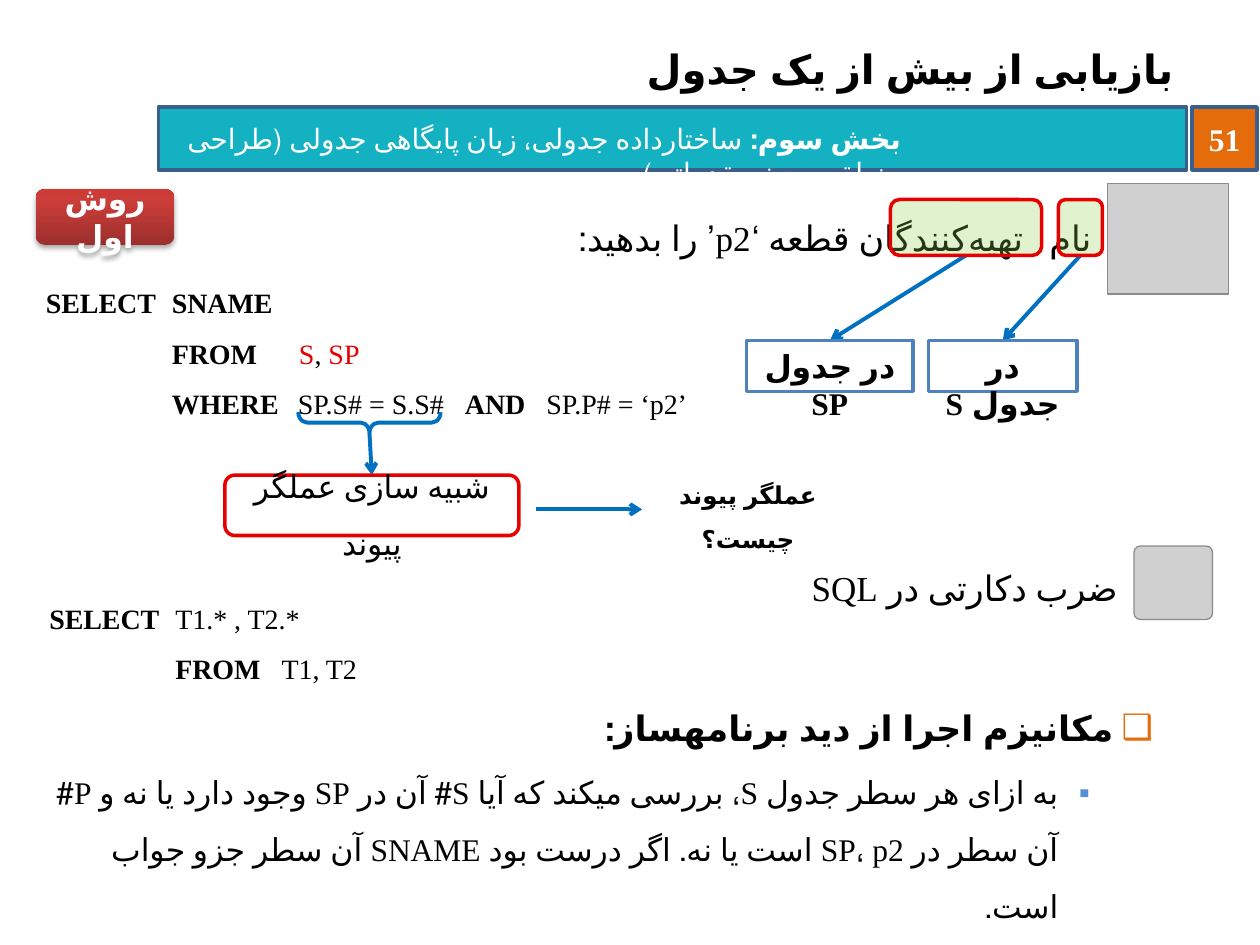
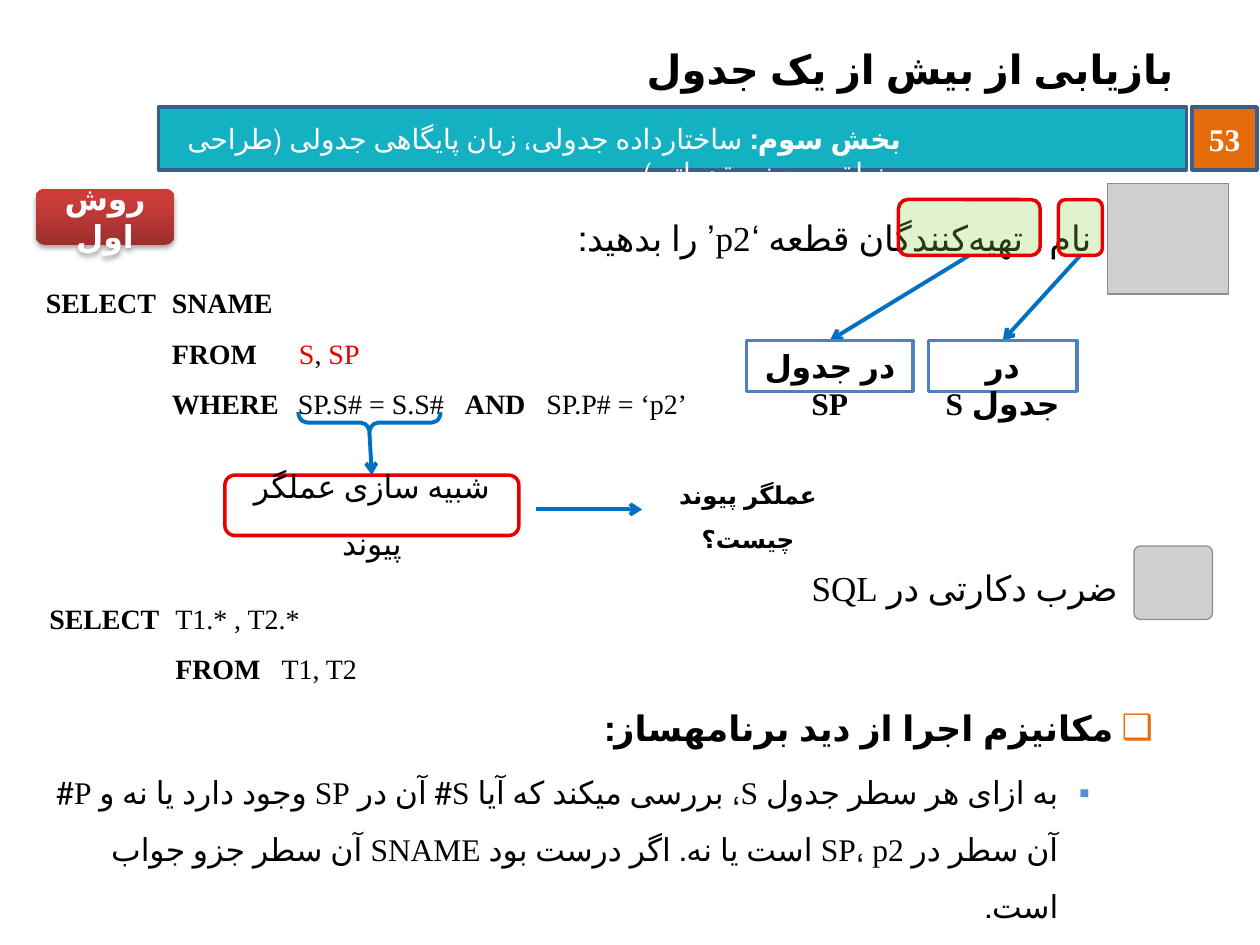
Before and after one commit to behnamhatami/DB-Slides, a slide deck: slide 53 of 3-DB-LogicalDesign.pptx (slide 51 before the commit). Drawn at 1260x945 pixels with LibreOffice and Linux fonts; fonts in the diff are those of the drawing; grey boxes stand for pictures; background and template pictures are left out. Boxes give left, top, right and bottom in pixels: in the first picture for what was removed or moved away, otherwise in the second. Text is boxed around its words. In the diff, an @@ line names an element or a change of style, - is before the commit and + after.

```diff
--- a/3-DB-LogicalDesign.pptx
+++ b/3-DB-LogicalDesign.pptx
@@ page number at (1209, 130, 1240, 152): text changed @@
-51
+53
@@ rounded rectangle: place and size @@
-rounded rectangle at (891, 199, 1042, 255)
+rounded rectangle at (898, 199, 1041, 255)
```
Also in this commit, not shown: 25 other slides changed, 2 slides added.
